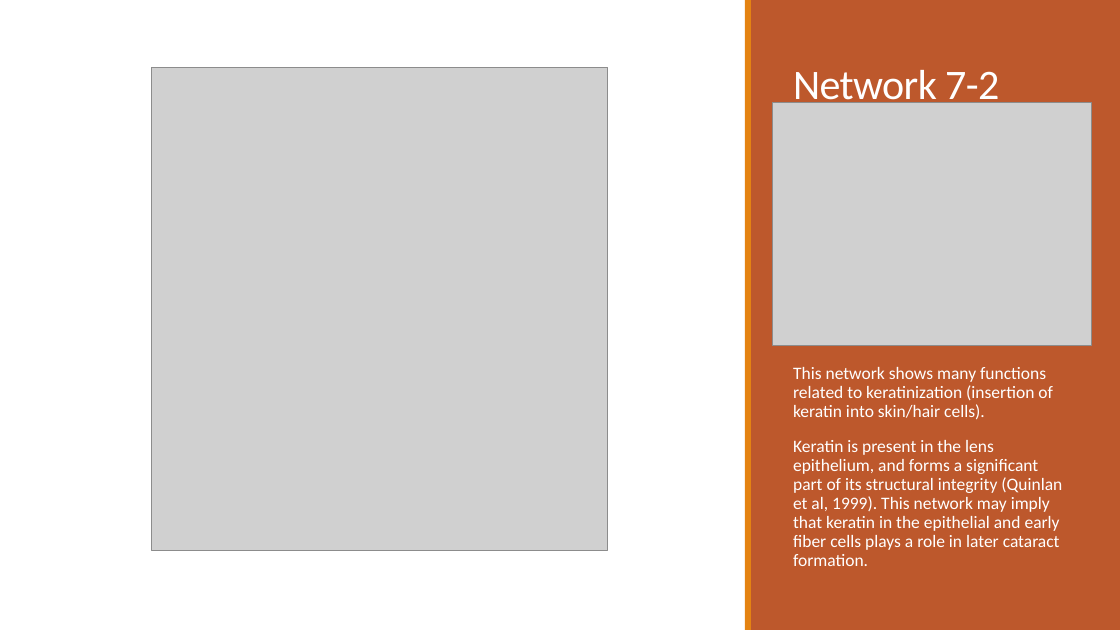
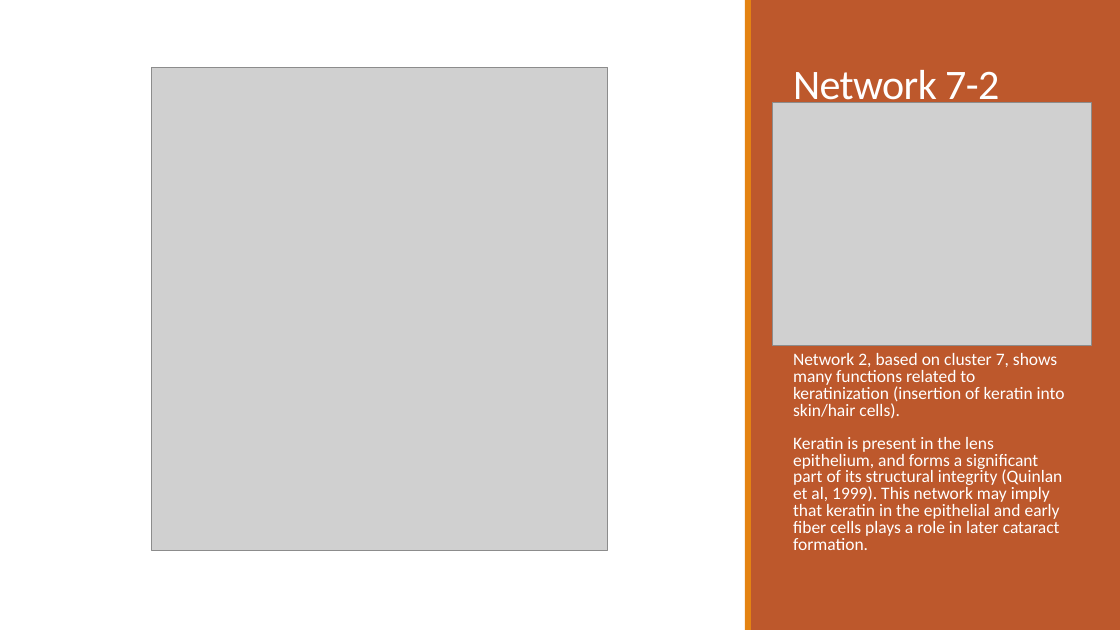
Before and after one commit to dyaom/REHS-2019, a slide deck: slide 10 of Cataract_posterslidesonly.pptx. Drawn at 1120x630 pixels with LibreOffice and Linux fonts; fonts in the diff are those of the drawing; grey boxes stand for pictures. Boxes give left, top, right and bottom in pixels: in the first picture for what was removed or moved away, otherwise in the second. Text is boxed around its words. In the diff, an @@ line names an element or a change of style, - is before the commit and + after.

```diff
--- a/Cataract_posterslidesonly.pptx
+++ b/Cataract_posterslidesonly.pptx
@@ text at [793, 353, 1065, 418]: text changed @@
-This network shows many functions related to keratinization (insertion of keratin into skin/hair cells).
+Network 2, based on cluster 7, shows many functions related to keratinization (insertion of keratin into skin/hair cells).
@@ text at [793, 437, 1062, 550]: line spacing 0.9 to 0.8 @@
```
Also in this commit, not shown: 10 other slides changed, 7 other files.
